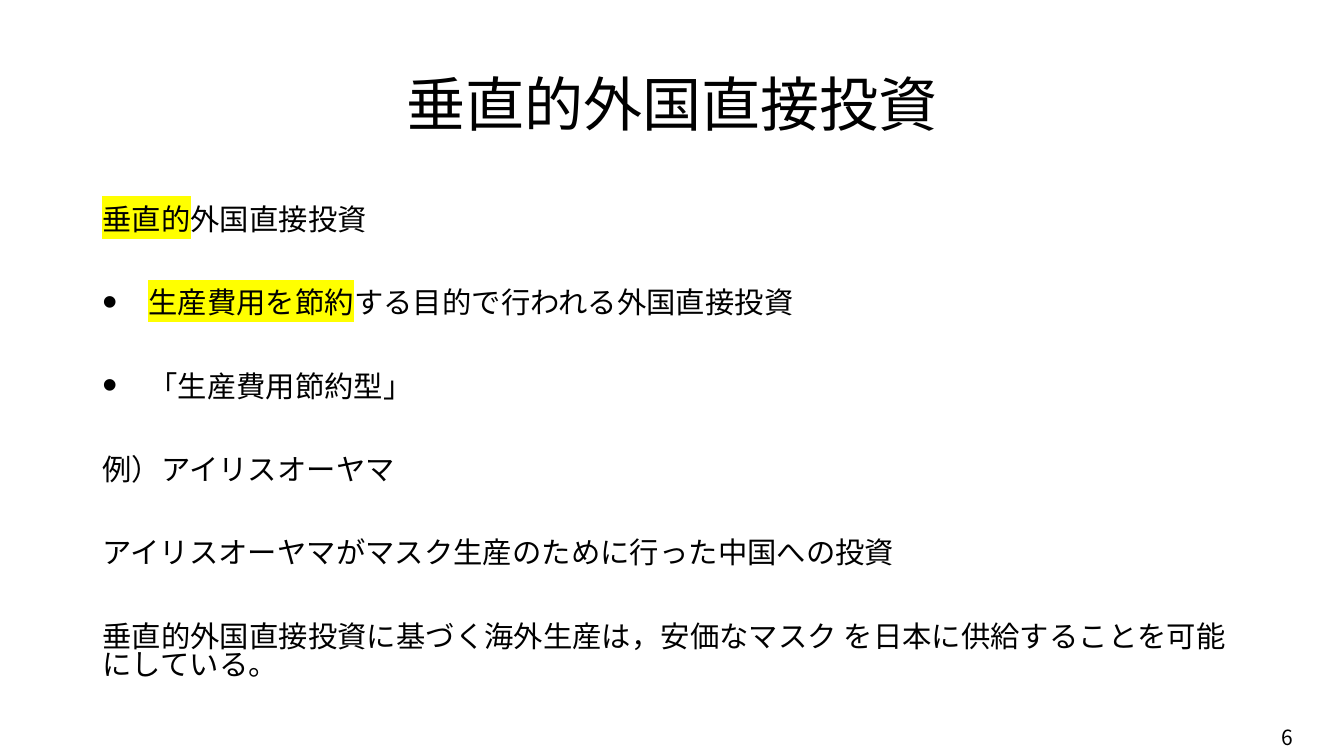
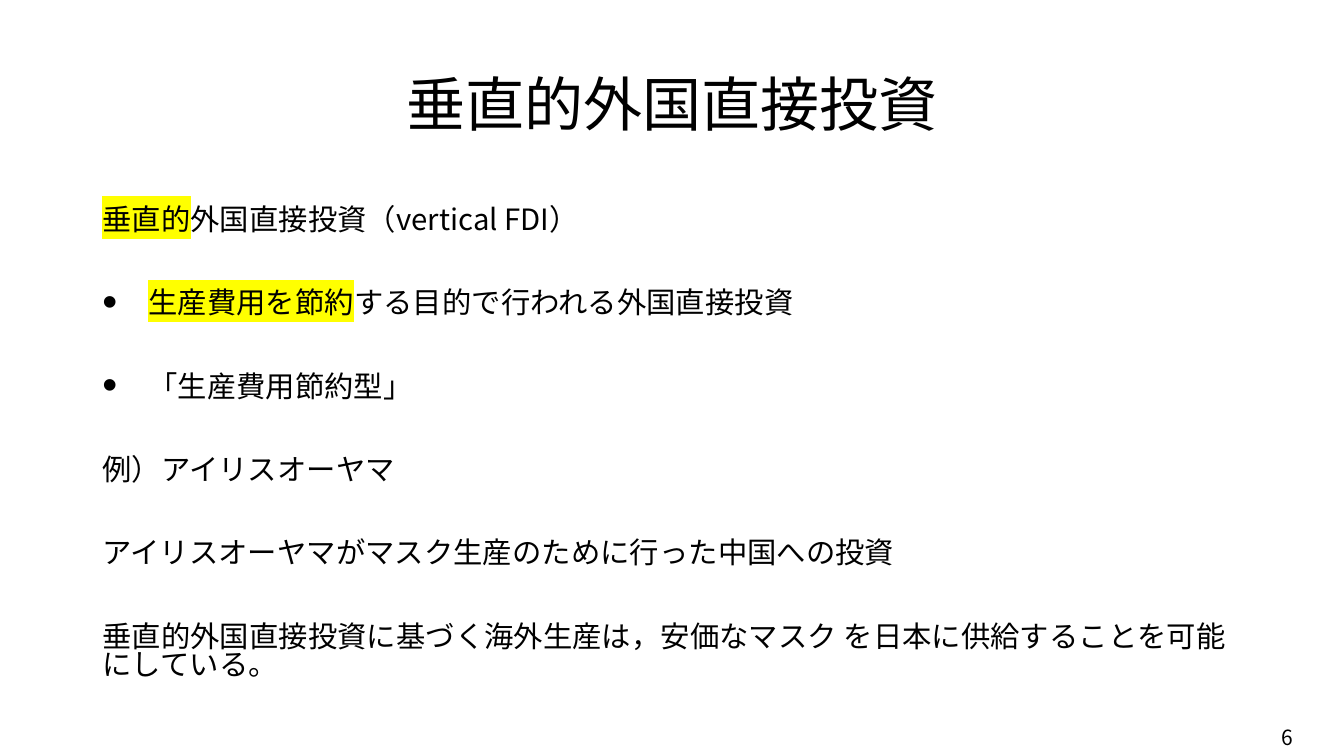
Before and after one commit to ayumu-tanaka/mof, a slide deck: slide 6 of slides/03企業のグローバル化.pptx. Drawn at 1344x756 pixels with LibreOffice and Linux fonts; fonts in the diff are those of the drawing. Boxes give left, top, right and bottom in pixels: in the first picture for what was removed or moved away, otherwise in the second. Text is boxed around its words. In the diff, an @@ line names an element or a change of style, - is before the commit and + after.

```diff
--- a/slides/03企業のグローバル化.pptx
+++ b/slides/03企業のグローバル化.pptx
@@ text at (102,200,580,237): text changed @@
-垂直的外国直接投資
+垂直的外国直接投資（vertical FDI）
```
Also in this commit, not shown: 8 other slides changed, 10 other files.
